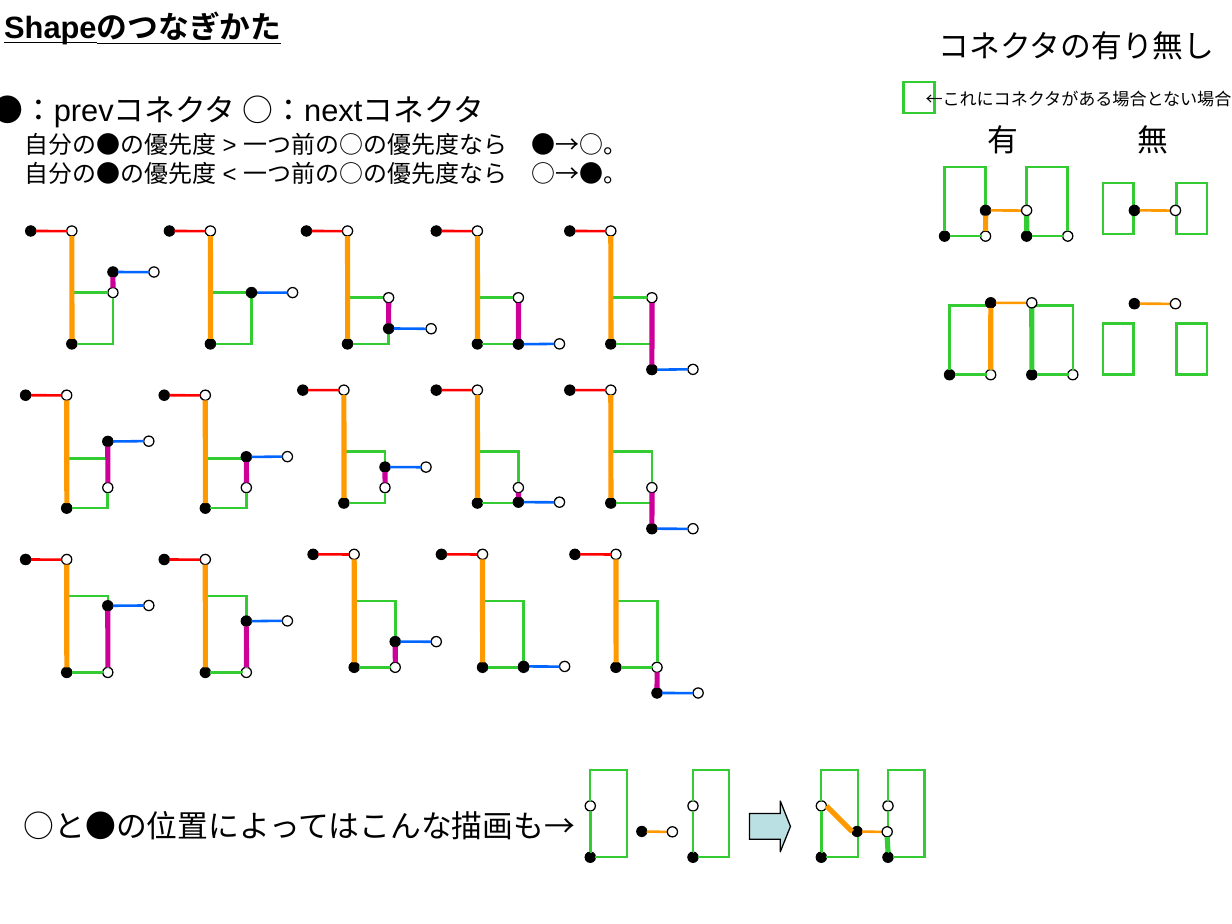
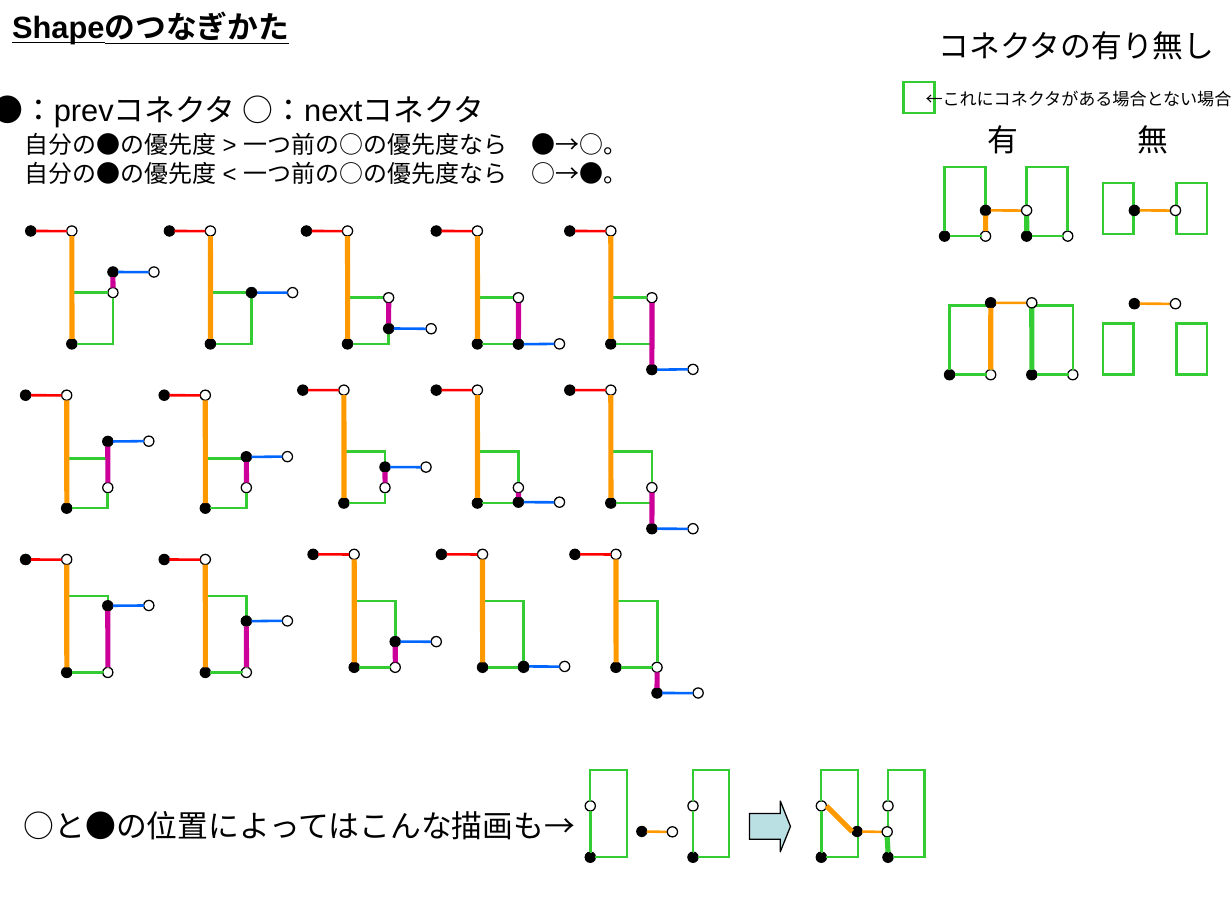
Before and after one commit to YixiaoLi/tlv4mc, a slide deck: slide 5 of TLV/doc/設計/可視化ルール構想.ppt. Drawn at 1232x924 pixels with LibreOffice and Linux fonts; fonts in the diff are those of the drawing. Boxes give left, top, right and bottom in pixels: in the first picture for what was removed or moved away, otherwise in the second. Text is boxed around its words. In the diff, an @@ line names an element or a change of style, - is before the commit and + after.

```diff
--- a/TLV/doc/設計/可視化ルール構想.ppt
+++ b/TLV/doc/設計/可視化ルール構想.ppt
@@ text "Shapeのつなぎかた": place and size @@
-text "Shapeのつなぎかた" at [4, 14, 281, 44]
+text "Shapeのつなぎかた" at [12, 14, 289, 44]
```
Also in this commit, not shown: 1 other slide changed, 2 slides added.
